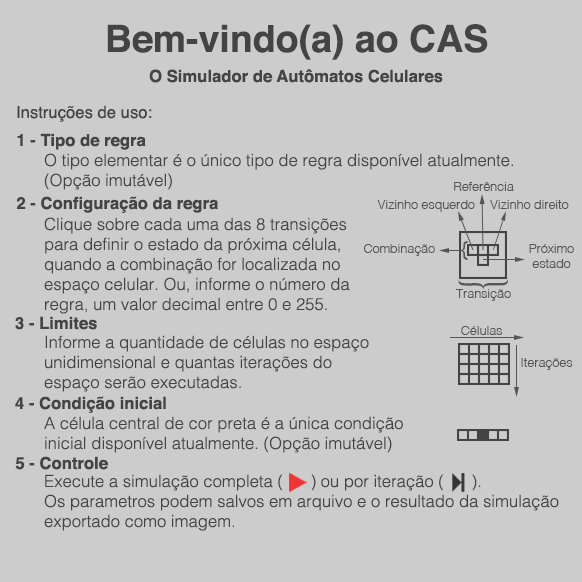
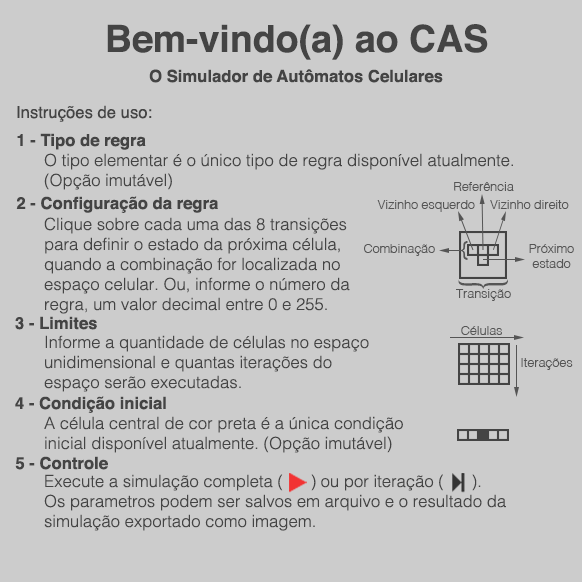
Comparing the layer stacks of the two (582, 582) images. Changes:
painted on "Execute a simulação completa ( ) ou por iteração ( )." over (x1=44, y1=494, x2=559, y2=531)
